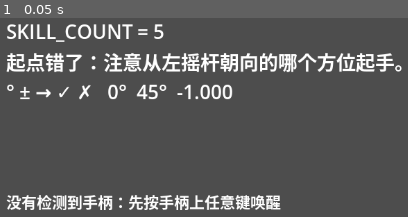
Above: before the commit, frame 1.
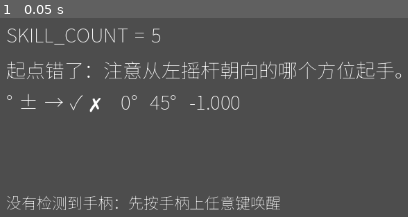
Above: after the commit, the same moment.

Repository: romejiang/fifa-trainer
Game: Godot game, scene res://src/smoke/smoke_screen.tscn
The game is run twice, just before and just after one commit, with the same random seed, the same clock (stepped at 60 frames per second) and the same inputs.
Inputs:
- Up to frame 1 (0.05 s): no input

The runs differ from the first frame. In frame 1, 12% of the frame differs, in the area x 1-99%, y 3-97%.

Commit message:
feat(02-03): 双字体挂进主题，关掉系统兜底后逐字符断言
- mobile/assets/fonts/AppFont.tres：FontVariation，base = SC 子集，fallbacks = 符号子集（提供 ✗）
- project.godot 补 [gui] theme/custom_font；ThemeDB.fallback_font.resource_path 由闸门断言
- mobile/tools/glyph_coverage.gd：对 base_font 与每个 fallbacks 条目逐层设 allow_system_fallback = false（research 片段的 if font is FontFile 对 FontVariation 永远不成立），再逐字符 has_char；显式 quit(0)/quit(1)
- gate-a.sh 在字形闸门之前先跑 make_font_subset.py --check，补上「清单 vs 源文件」这条边
- 两个 *.ttf.import 与 glyph_coverage.gd.uid 随脚本入库：导入参数与资源 UID 跨机器稳定

Diff:
--- /dev/null
+++ b/mobile/assets/fonts/AppFont.tres
@@ -0,0 +1,12 @@
+; 双字体：base 是 CJK 主字体，fallbacks 补 Noto Sans SC 没有的 ✗。
+; 两者缺一不可 —— 成功标准 2 写死 ✓ ✗，而 SC 恰好没有 ✗（02-RESEARCH §P6）。
+; 系统兜底默认开着，但验收由 mobile/tools/glyph_coverage.gd 在关闭兜底后断言；
+; 换句话说：这份资源负责「渲染时够用」，闸门负责「不靠系统字体也够用」。
+[gd_resource type="FontVariation" format=3]
+
+[ext_resource type="FontFile" path="res://assets/fonts/NotoSansSC-Subset.ttf" id="1_sc"]
+[ext_resource type="FontFile" path="res://assets/fonts/NotoSansSymbols2-Subset.ttf" id="2_sym"]
+
+[resource]
+base_font = ExtResource("1_sc")
+fallbacks = Array[Font]([ExtResource("2_sym")])
--- a/mobile/project.godot
+++ b/mobile/project.godot
@@ -9,6 +9,13 @@
 run/main_scene="res://src/smoke/smoke_screen.tscn"
 config/features=PackedStringArray("4.7", "GL Compatibility")
 
+[gui]
+
+; 双字体的唯一入口：base = Noto Sans SC 子集，fallbacks = 符号子集（提供 ✗）。
+; 资源本身由 tools/make_font_subset.py 的产物拼成，闸门 A 会在关闭系统兜底后
+; 逐字符断言这份设置真的够用（T-02-09）。
+theme/custom_font="res://assets/fonts/AppFont.tres"
+
 [rendering]
 
 ; GL Compatibility 把 minSdk 压回 24（Vulkan 路径强制 29，见 P-03）。
--- /dev/null
+++ b/mobile/tools/glyph_coverage.gd
@@ -0,0 +1,80 @@
+extends SceneTree
+
+## 字形闸门：在关闭系统字体兜底的前提下，逐个断言清单里的字符都能渲染。
+##
+## 为什么必须关掉系统兜底：macOS 的系统字体能补上 Noto Sans SC 缺的 ✗，于是
+## 闸门在开发机上永远是绿的，到了没有对应系统字体的安卓手机上照旧豆腐
+## （02-RESEARCH §P6 / T-02-09）。这里对 base_font 与 fallbacks 里的每一个
+## FontFile 逐层关掉 allow_system_fallback 再断言 —— 顶层资源是 FontVariation
+## 而不是 FontFile，所以 research 片段里那句 `if font is FontFile` 永远不成立，
+## 照着抄会得到一个什么都不关的闸门。
+##
+## 清单来自 res://assets/fonts/required_glyphs.txt，由 tools/make_font_subset.py
+## 生成；本文件不内联第二份字符表，否则清单与断言会各自漂移。
+
+const REQUIRED_PATH := "res://assets/fonts/required_glyphs.txt"
+const APP_FONT_PATH := "res://assets/fonts/AppFont.tres"
+
+func _initialize() -> void:
+	var font := load(APP_FONT_PATH) as FontVariation
+	if font == null:
+		_fail("GLYPH_FAIL 无法加载 %s" % APP_FONT_PATH)
+		return
+	if font.base_font == null:
+		_fail("GLYPH_FAIL 缺少 base_font：AppFont.tres 被简化成了空资源")
+		return
+	if font.fallbacks.is_empty():
+		_fail("GLYPH_FAIL 缺少 fallback：✗ 只能由符号子集提供，单字体会豆腐")
+		return
+
+	# 逐层关闭：只关顶层（或只判断顶层是不是 FontFile）都会漏掉真正的字体文件。
+	for file in _font_files(font):
+		file.allow_system_fallback = false
+
+	# 证明 project.godot 的 [gui] theme/custom_font 真的接上了，而不是只造了
+	# 一个没人引用的 .tres —— 后者会让上面的断言全绿，屏幕上却仍是默认字体。
+	var theme_font := ThemeDB.fallback_font
+	if theme_font == null or theme_font.resource_path != APP_FONT_PATH:
+		_fail("GLYPH_FAIL 项目字体没有指向 %s（检查 project.godot 的 [gui] 段）" % APP_FONT_PATH)
+		return
+
+	var text := FileAccess.get_file_as_string(REQUIRED_PATH)
+	if text.is_empty():
+		_fail("GLYPH_FAIL 读不到 %s" % REQUIRED_PATH)
+		return
+
+	var missing: Array[String] = []
+	var checked := 0
+	for i in text.length():
+		var code := text.unicode_at(i)
+		if code == 10 or code == 13 or code == 32:
+			continue
+		checked += 1
+		if not font.has_char(code):
+			var glyph := String.chr(code)
+			if not missing.has(glyph):
+				missing.append(glyph)
+
+	# 信息行，不参与判定：主字体若自己有 ✗，双字体就不再是硬需求。
+	print("GLYPH_BASE_HAS_X=%s" % str(font.base_font.has_char("✗".unicode_at(0))))
+
+	if missing.is_empty():
+		print("GLYPH_OK chars=%d" % checked)
+		quit(0)
+	else:
+		printerr("GLYPH_MISSING %d: %s" % [missing.size(), "".join(missing)])
+		quit(1)
+
+## FontVariation 的 base_font 与每个 fallbacks 条目里真正的 FontFile。
+func _font_files(font: FontVariation) -> Array[FontFile]:
+	var out: Array[FontFile] = []
+	if font.base_font is FontFile:
+		out.append(font.base_font as FontFile)
+	for entry in font.fallbacks:
+		if entry is FontFile:
+			out.append(entry as FontFile)
+	return out
+
+func _fail(message: String) -> void:
+	printerr(message)
+	quit(1)
Not shown, added: mobile/assets/fonts/NotoSansSC-Subset.ttf.import
Not shown, added: mobile/assets/fonts/NotoSansSymbols2-Subset.ttf.import
Not shown, added: mobile/tools/glyph_coverage.gd.uid
Not shown, changed: mobile/tools/gate-a.sh
